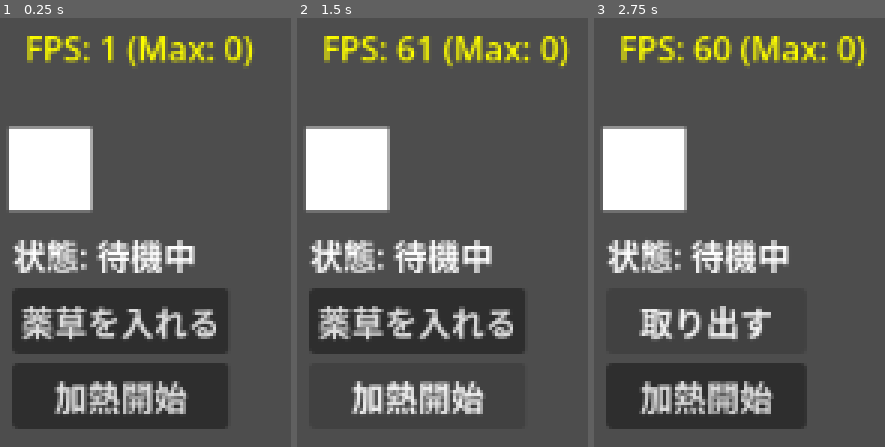
Above: before the commit, frames 1-3 (left to right).
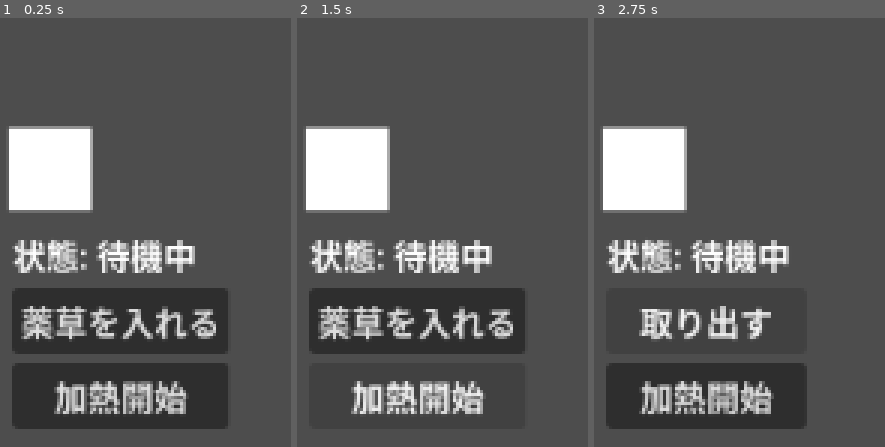
Above: after the commit, the same moments.

Repository: KFUJI3375/maid-in-lab
Game: Godot game, scene res://scenes/alchemy_lab.tscn
The game is run twice, just before and just after one commit, with the same random seed, the same clock (stepped at 60 frames per second) and the same inputs.
Inputs:
- Up to frame 1 (0.25 s): no input
- Up to frame 2 (1.5 s): click "加熱開始" at 0.5 s; click "加熱開始" at 1.25 s
- Up to frame 3 (2.75 s): click "薬草を入れる" at 2 s

The runs differ from the first frame. In frame 1, 2.4% of the frame differs, in the area x 9-87%, y 4-12%; in frame 2, 2.7%; in frame 3, 2.8%, in the area x 9-94%, y 4-12%.

Commit message:
READMEの内容を簡略化し、FPS表示に関するデバッグコードを削除。ゲーム企画書を新規作成。

Diff:
--- a/scripts/presentation/alchemy_lab_view.gd
+++ b/scripts/presentation/alchemy_lab_view.gd
@@ -8,28 +8,17 @@
 
 # Use Case
 var brew_use_case: BrewPotionUseCase = null
-var fps_label: Label
 
 func _ready():
-	# FPS表示ラベル作成（デバッグ用）
-	fps_label = Label.new()
-	fps_label.position = Vector2(10, 10)
-	fps_label.add_theme_color_override("font_color", Color.YELLOW)
-	add_child(fps_label)
-
 	# UIボタンのシグナル接続
 	if add_herb_button:
 		add_herb_button.pressed.connect(_on_add_herb_pressed)
 
 
 func _process(delta):
-	# FPS表示更新（デバッグ用）
-	fps_label.text = "FPS: %d (Max: %d)" % [
-		Engine.get_frames_per_second(),
-		Engine.max_fps
-	]
 	if brew_use_case:
 		brew_use_case.update(delta)
+
 func _on_add_herb_pressed():
 	if brew_use_case == null:
 		brew_use_case = BrewPotionUseCase.new()
Not shown, changed: README.md
Not shown, added: 企画書.md
